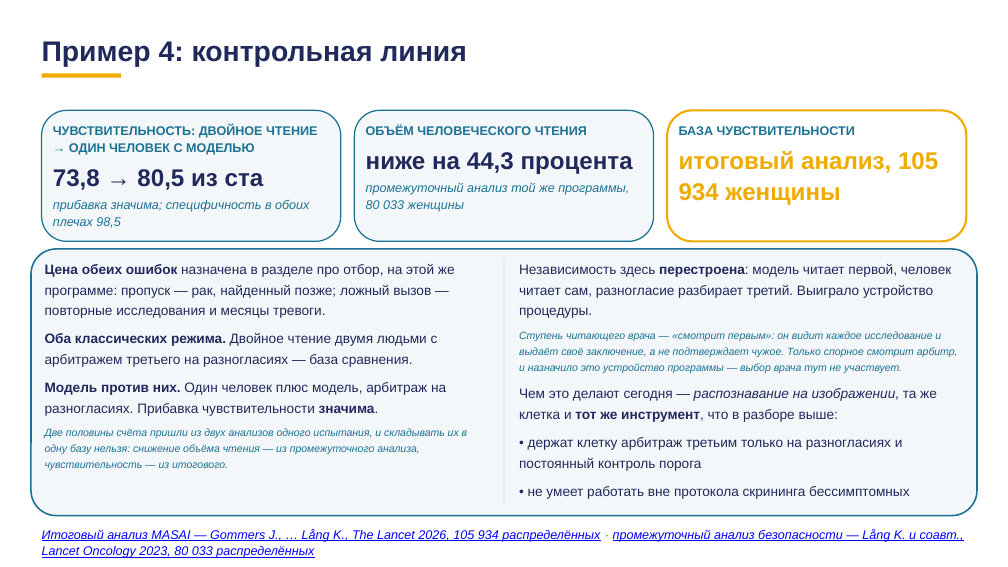
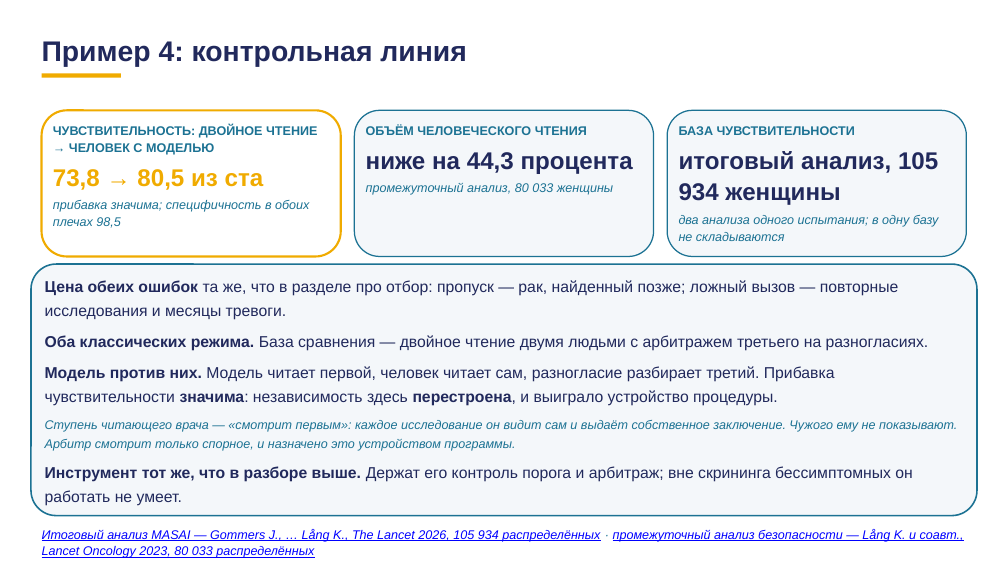
Before and after one commit to tellina-study/AI-usage-lessons, a slide deck: slide 40 of library/lectures/lec-07/rework/deck/lec-07-karkas.pptx (slide 39 before the commit). Drawn at 1008x567 pixels with LibreOffice and Linux fonts; fonts in the diff are those of the drawing. Boxes give left, top, right and bottom in pixels: in the first picture for what was removed or moved away, otherwise in the second. Text is boxed around its words. In the diff, an @@ line names an element or a change of style, - is before the commit and + after.

```diff
--- a/library/lectures/lec-07/rework/deck/lec-07-karkas.pptx
+++ b/library/lectures/lec-07/rework/deck/lec-07-karkas.pptx
@@ rounded rectangle: place and size @@
-rounded rectangle at bbox=[42, 110, 341, 241]
+rounded rectangle at bbox=[42, 110, 341, 256]
@@ rounded rectangle at bbox=[42, 110, 341, 256]: fill #F4F7FA to #FFFFFF; outline #1C7293 1.2 pt to #F0AB00 2 pt; proportions changed @@
@@ rounded rectangle: place and size @@
-rounded rectangle at bbox=[355, 110, 654, 241]
+rounded rectangle at bbox=[355, 110, 654, 256]
@@ rounded rectangle at bbox=[355, 110, 654, 256]: proportions changed @@
@@ rounded rectangle: place and size @@
-rounded rectangle at bbox=[668, 110, 967, 241]
+rounded rectangle at bbox=[668, 110, 967, 256]
@@ rounded rectangle at bbox=[668, 110, 967, 256]: fill #FFFFFF to #F4F7FA; outline #F0AB00 2 pt to #1C7293 1.2 pt; proportions changed @@
@@ text at bbox=[53, 125, 317, 155]: text changed @@
-ЧУВСТВИТЕЛЬНОСТЬ: ДВОЙНОЕ ЧТЕНИЕ → ОДИН ЧЕЛОВЕК С МОДЕЛЬЮ
+ЧУВСТВИТЕЛЬНОСТЬ: ДВОЙНОЕ ЧТЕНИЕ → ЧЕЛОВЕК С МОДЕЛЬЮ
@@ text "итоговый анализ, 105 934 женщины" at bbox=[679, 151, 938, 205]: text colour #F0AB00 to #21295C @@
@@ text "73,8 → 80,5 из ста" at bbox=[53, 169, 264, 190]: text colour #21295C to #F0AB00 @@
@@ text at bbox=[366, 183, 613, 195]: text changed @@
-промежуточный анализ той же программы, 80 033 женщины
+промежуточный анализ, 80 033 женщины
@@ text added at bbox=[679, 215, 939, 241], 12 pt, text #1C7293, italic @@
+два анализа одного испытания; в одну базу не складываются
@@ rounded rectangle at bbox=[31, 264, 977, 516]: proportions changed @@
@@ rounded rectangle: place and size @@
-rounded rectangle at bbox=[31, 249, 977, 516]
+rounded rectangle at bbox=[31, 264, 977, 516]
@@ text removed at bbox=[45, 264, 467, 470] @@
-Цена обеих ошибок назначена в разделе про отбор, на этой же программе: пропуск — рак, найденный позже; ложный вызов — повторные исследования и месяцы тревоги.
-Оба классических режима. Двойное чтение двумя людьми с арбитражем третьего на разногласиях — база сравнения.
-Модель против них. Один человек плюс модель, арбитраж на разногласиях. Прибавка чувствительности значима.
-Две половины счёта пришли из двух анализов одного испытания, и складывать их в одну базу нельзя: снижение объёма чтения — из промежуточного анализа, чувствительность — из итогового.
@@ rectangle removed at bbox=[504, 256, 504, 505] @@
@@ text at bbox=[45, 280, 957, 506]: text changed; size 13 to 15 pt @@
-Независимость здесь перестроена: модель читает первой, человек читает сам, разногласие разбирает третий. Выиграло устройство процедуры.
-Ступень читающего врача — «смотрит первым»: он видит каждое исследование и выдаёт своё заключение, а не подтверждает чужое. Только спорное смотрит арбитр, и назначило это устройство программы — выбор врача тут не участвует.
-Чем это делают сегодня — распознавание на изображении, та же клетка и тот же инструмент, что в разборе выше:
-• держат клетку арбитраж третьим только на разногласиях и постоянный контроль порога
-• не умеет работать вне протокола скрининга бессимптомных
+Цена обеих ошибок та же, что в разделе про отбор: пропуск — рак, найденный позже; ложный вызов — повторные исследования и месяцы тревоги.
+Оба классических режима. База сравнения — двойное чтение двумя людьми с арбитражем третьего на разногласиях.
+Модель против них. Модель читает первой, человек читает сам, разногласие разбирает третий. Прибавка чувствительности значима: независимость здесь перестроена, и выиграло устройство процедуры.
+Ступень читающего врача — «смотрит первым»: каждое исследование он видит сам и выдаёт собственное заключение. Чужого ему не показывают. Арбитр смотрит только спорное, и назначено это устройством программы.
+Инструмент тот же, что в разборе выше. Держат его контроль порога и арбитраж; вне скрининга бессимптомных он работать не умеет.
```
Also in this commit, not shown: 78 other slides changed, 10 slides added, 3 slides removed, 1 other file.
